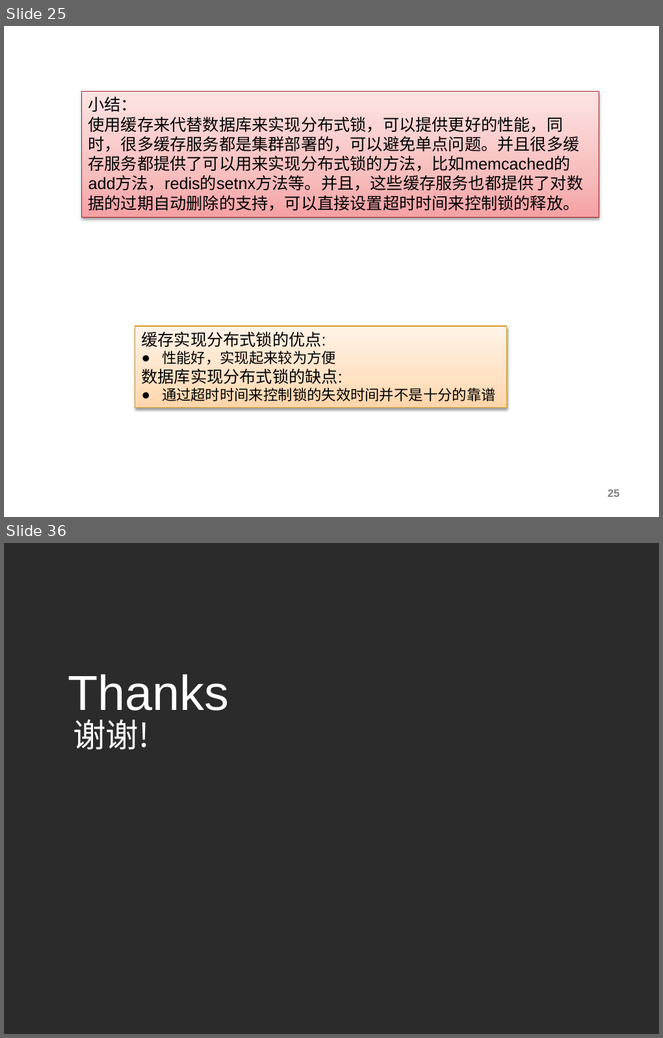
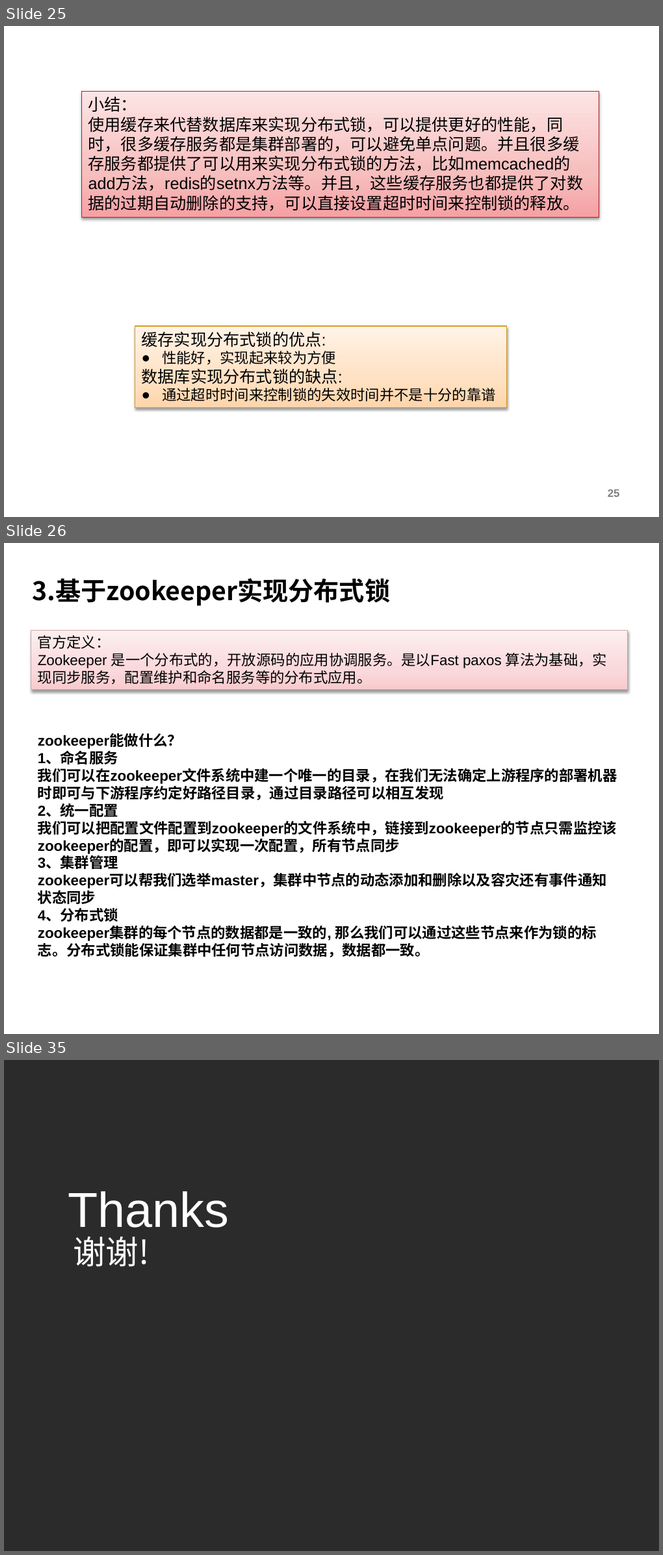
Before and after one commit to charlesmao/document, a slide deck: 分布式锁的三种实现方式-20180419.pptx. Shown one above the other, each under a label of ours: slides 25 and 36 before the commit, slides 25, 26 and 35 after it; the slides between them are not shown. The pictures are 663x1038 and 663x1555 pixels, drawn with LibreOffice and Linux fonts; fonts in the diff are those of the drawing; background and template pictures are left out; a plain dark background stands for a picture behind light text. Boxes give left, top, right and bottom in pixels: in the first picture for what was removed or moved away, otherwise in the second. Text is boxed around its words. In the diff, an @@ line names an element or a change of style, - is before the commit and + after.

```diff
--- a/分布式锁的三种实现方式-20180419.pptx
+++ b/分布式锁的三种实现方式-20180419.pptx
@@ slide 26 added at <box>4,543,659,1034</box>, background #FFFFFF @@
@@ title added at <box>33,578,391,606</box>, 28 pt, text #000000, bold @@
+3.基于zookeeper实现分布式锁
@@ rectangle added at <box>31,630,629,690</box>, fill gradient #F9CBCD to #FADADB to #FEF0F0, outline #CEA7A8 0.75 pt, 16 pt, text #000000 @@
+官方定义：
+Zookeeper 是一个分布式的，开放源码的应用协调服务。是以Fast paxos 算法为基础，实现同步服务，配置维护和命名服务等的分布式应用。
@@ text added at <box>38,735,618,958</box>, 16 pt, text #000000, bold @@
+zookeeper能做什么？
+1、命名服务
+我们可以在zookeeper文件系统中建一个唯一的目录，在我们无法确定上游程序的部署机器时即可与下游程序约定好路径目录，通过目录路径可以相互发现
+2、统一配置
+我们可以把配置文件配置到zookeeper的文件系统中，链接到zookeeper的节点只需监控该zookeeper的配置，即可以实现一次配置，所有节点同步
+3、集群管理
+zookeeper可以帮我们选举master，集群中节点的动态添加和删除以及容灾还有事件通知状态同步
+4、分布式锁
+zookeeper集群的每个节点的数据都是一致的, 那么我们可以通过这些节点来作为锁的标志。分布式锁能保证集群中任何节点访问数据，数据都一致。
@@ what was slide 36 is now slide 35 @@
```
Also in this commit, not shown: 12 slides changed, 8 other slides added, 10 slides removed.
